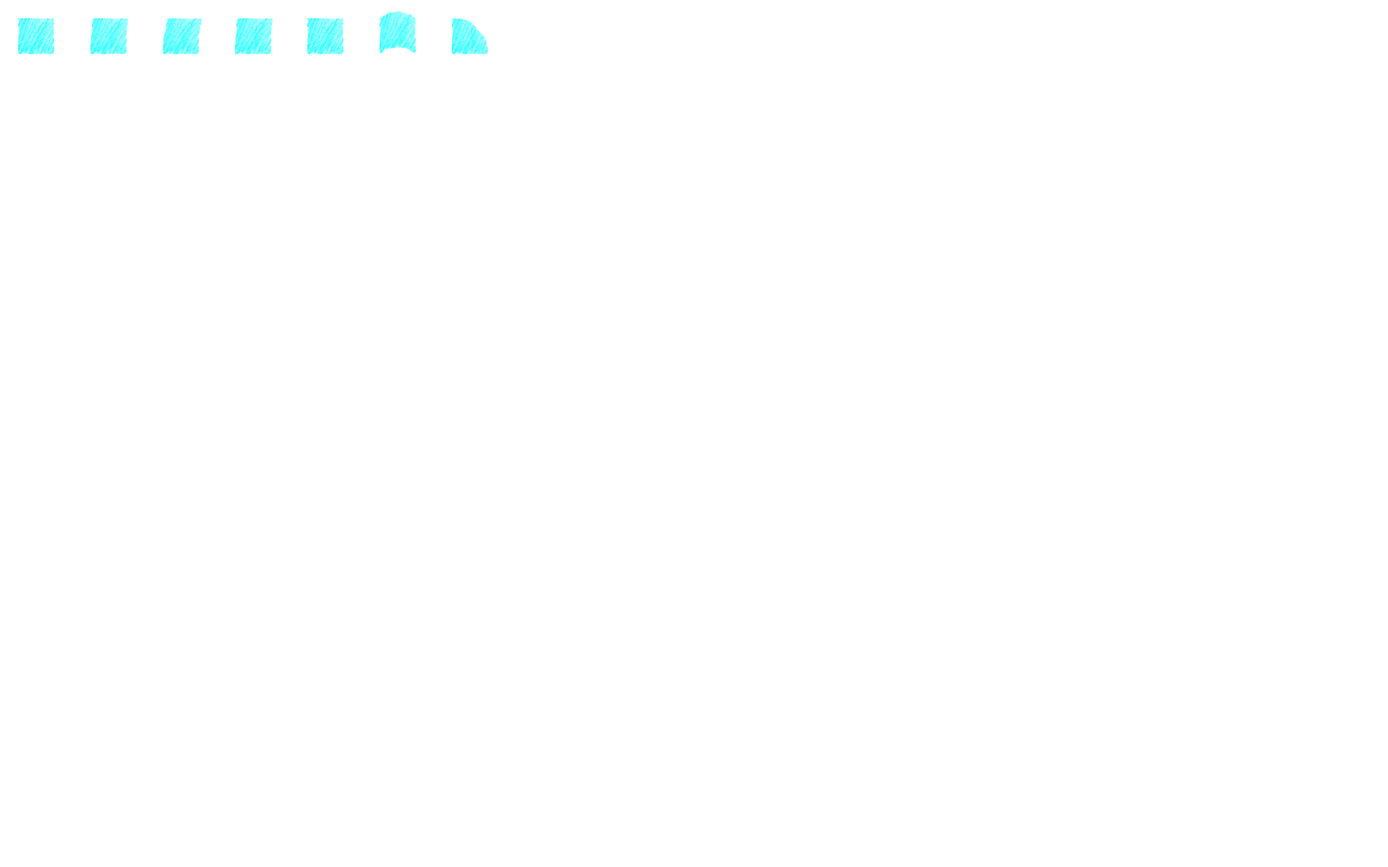
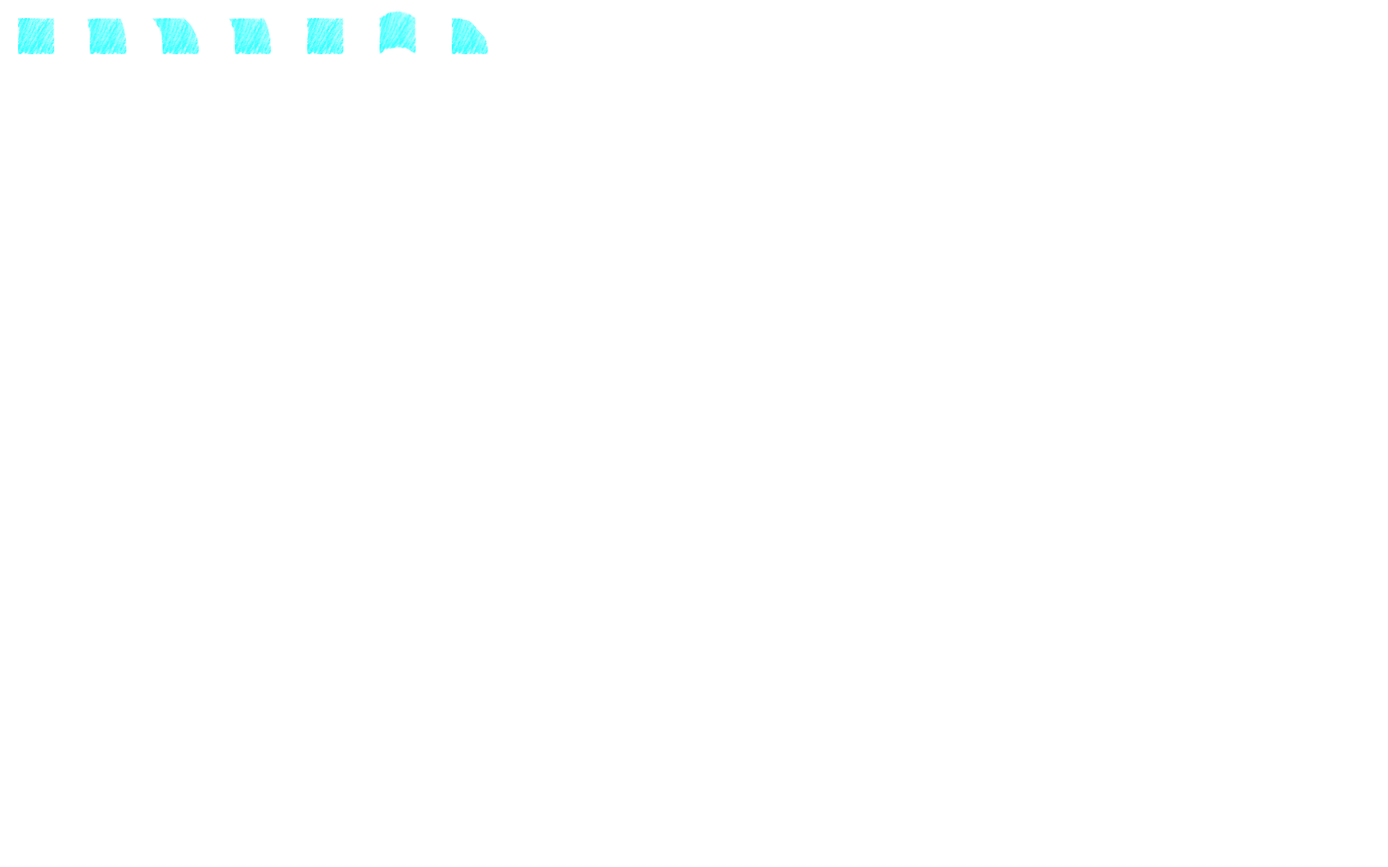
Layered file, before and after one edit (1388x867). Changes by layer:
painted on "图层 1" over [87,17,274,55]
